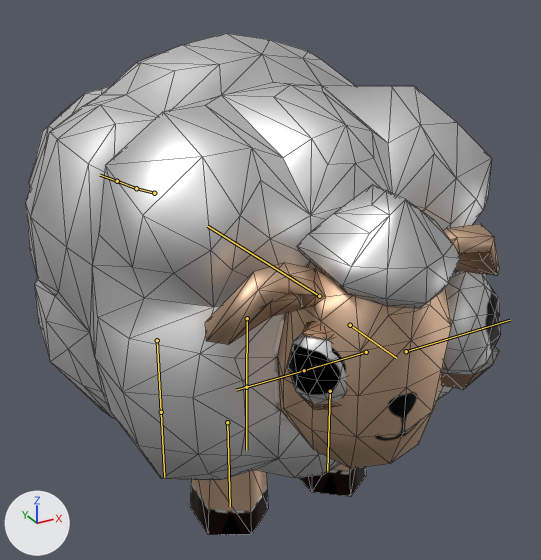
Renders of the FBX model Assets/_Props/Oveja/M&M/Oveja.fbx from each side of a commit.
Before and after are seen from a camera (50 mm lens) standing at (-1.23, -2.49, 2.13) and looking at (0.19, 0.09, 0.84). The lights are fixed; the arrows at lower left show +X, +Y and +Z. The first picture is the older version. Both versions are drawn at frame 8 of the action 'Esqueleto|boing'; the numbers are the values there. The bones that change, and the others that lie on the model, are drawn over the model as lines. Mesh edges are drawn as thin lines.

In view in the first picture: 'cuerpo_001'.
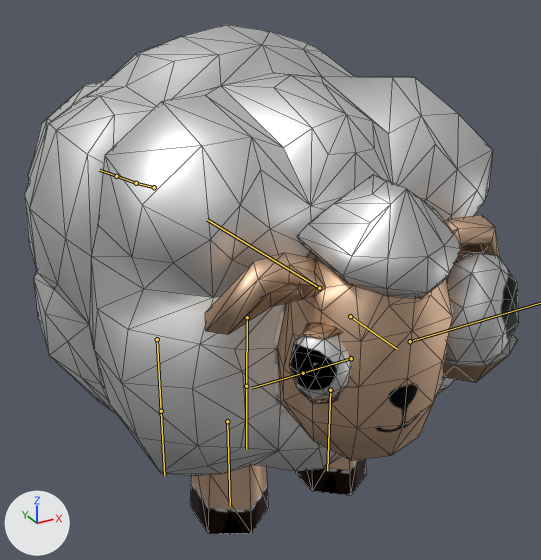
Commit message: animación boing retocada

Patch to the scene script:
```diff
--- a/Assets/_Props/Oveja/M&M/Oveja.fbx.py
+++ b/Assets/_Props/Oveja/M&M/Oveja.fbx.py
@@ bone_torso @@
 bone_torso = bpy.data.objects['Esqueleto'].pose.bones['Torso']
-bone_torso.location = (0.0, 0.0, 0.0)
+bone_torso.location = (-0.029, -0.001, 0.0)
@@ bone_eye_r @@
 bone_eye_r = bpy.data.objects['Esqueleto'].pose.bones['Eye.R']  # child of 'Cabeza'
-bone_eye_r.location = (-0.037, 0.0, -0.058)
-bone_eye_r.scale = (0.46, 0.89, 0.73)
+bone_eye_r.location = (-0.008, 0.091, -0.014)
+bone_eye_r.scale = (0.34, 0.66, 0.54)
@@ bone_eye_l @@
 bone_eye_l = bpy.data.objects['Esqueleto'].pose.bones['Eye.L']  # child of 'Cabeza'
-bone_eye_l.location = (0.0, 0.0, -0.015)
-bone_eye_l.scale = (1.35, 1.73, 1.76)
+bone_eye_l.location = (0.0, 0.012, -0.015)
+bone_eye_l.scale = (1.57, 2.26, 2.04)
```

Changed parts and their boxes (x1, y1, x2, y2) in the pictures (541 x 560 px):
'cuerpo_001', posed: before (26, 33, 501, 535); after (25, 25, 519, 534)
bone 'Torso', root to tip: before (319, 296) to (207, 226); after (319, 288) to (207, 219)
bone 'Eye.R', root to tip: before (366, 352) to (304, 370); after (351, 358) to (303, 373)
